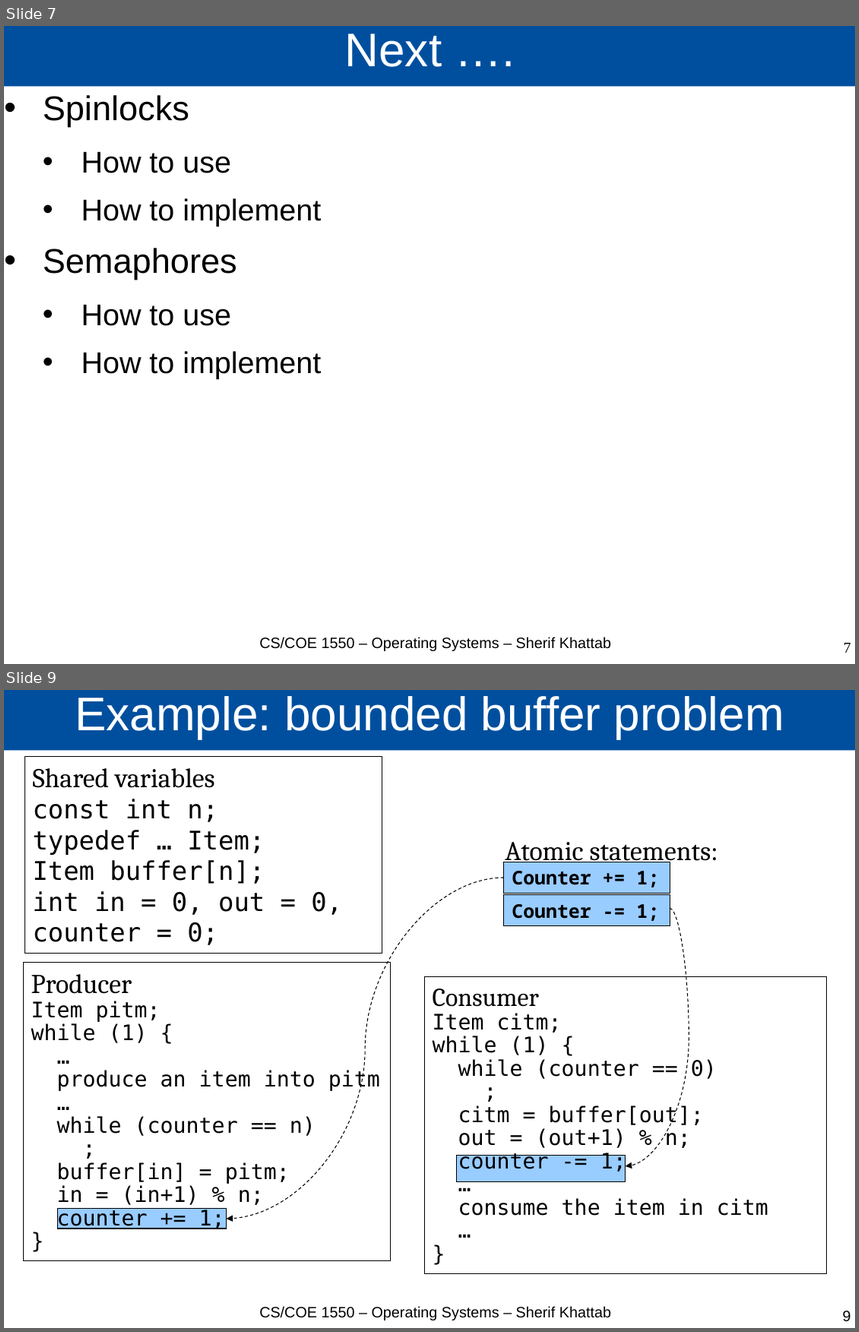
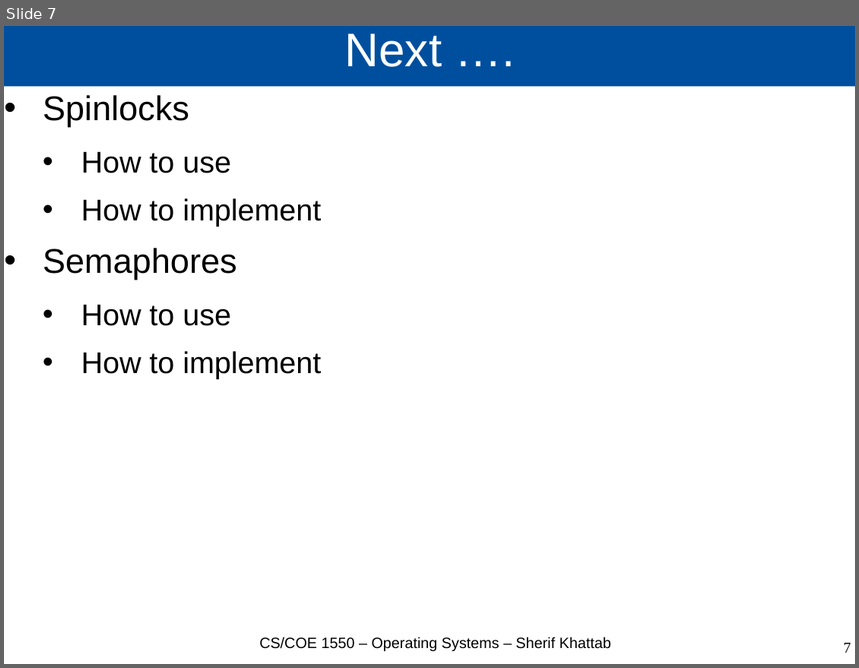
Before and after one commit to cs1550-2224/cs1550-code-handouts, a slide deck: DraftSlides/Lecture5.pptx. Shown one above the other, each under a label of ours: slides 7 and 9 before the commit, slide 7 after it; the slides between them are not shown. The pictures are 859x1332 and 859x668 pixels, drawn with LibreOffice and Linux fonts; fonts in the diff are those of the drawing. Boxes give left, top, right and bottom in pixels: in the first picture for what was removed or moved away, otherwise in the second. Text is boxed around its words. In the diff, an @@ line names an element or a change of style, - is before the commit and + after.

```diff
--- a/DraftSlides/Lecture5.pptx
+++ b/DraftSlides/Lecture5.pptx
@@ slide 9 removed at (4, 690, 855, 1328), background #FFFFFF @@
@@ title removed at (4, 690, 855, 751) @@
-Example: bounded buffer problem
@@ rectangle removed at (24, 756, 382, 954) @@
-Shared variables
-const int n;
-typedef … Item;
-Item buffer[n];
-int in = 0, out = 0,
-counter = 0;
@@ text removed at (505, 842, 718, 866) @@
-Atomic statements:
@@ rectangle removed at (504, 863, 670, 893) @@
-Counter += 1;
@@ curved arrow removed from (504, 878) to (227, 1219) @@
@@ rectangle removed at (504, 895, 670, 926) @@
-Counter -= 1;
@@ curved arrow removed from (670, 909) to (626, 1167) @@
@@ rectangle removed at (23, 963, 390, 1262) @@
-Producer
-Item pitm;
-while (1) {
-…
-produce an item into pitm
-…
-while (counter == n)
-;
-buffer[in] = pitm;
-in = (in+1) % n;
-counter += 1;
-}
@@ rectangle removed at (424, 977, 826, 1274) @@
-Consumer
-Item citm;
-while (1) {
-while (counter == 0)
-;
-citm = buffer[out];
-out = (out+1) % n;
-counter -= 1;
-…
-consume the item in citm
-…
-}
@@ rectangle removed at (457, 1156, 626, 1182) @@
@@ rectangle removed at (57, 1209, 227, 1229) @@
@@ text removed at (259, 1306, 611, 1321) @@
-CS/COE 1550 – Operating Systems – Sherif Khattab
@@ page number removed at (843, 1311, 851, 1322) @@
-9
```
Also in this commit, not shown: 9 other slides removed, 3 other files.
